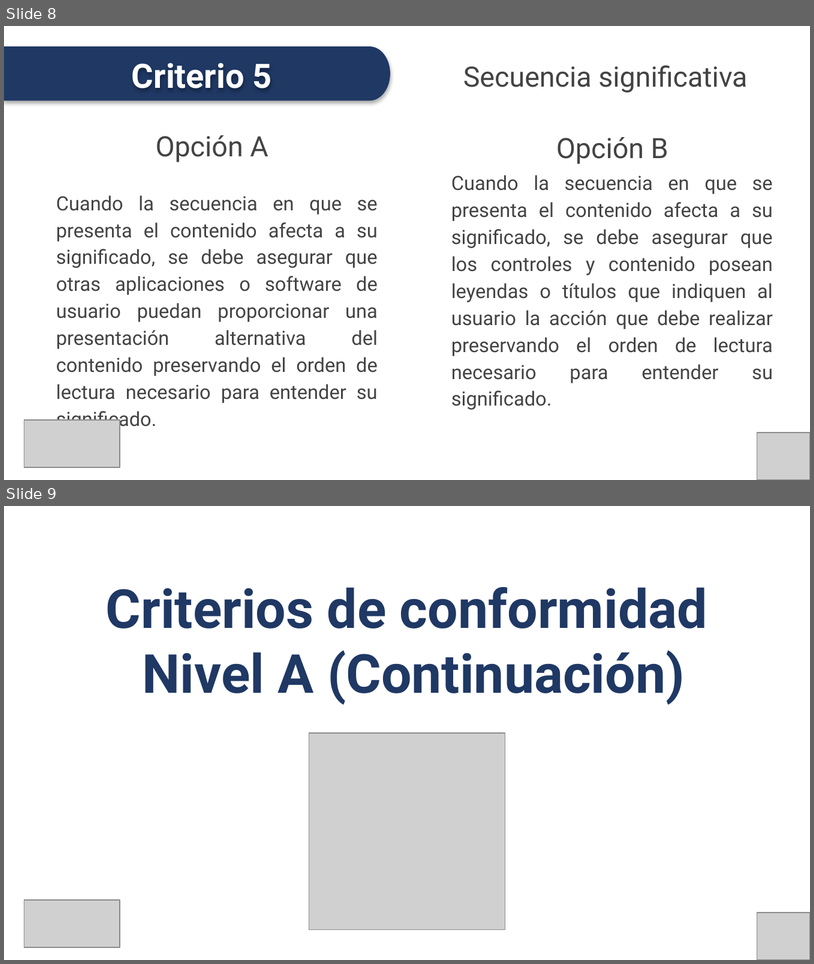
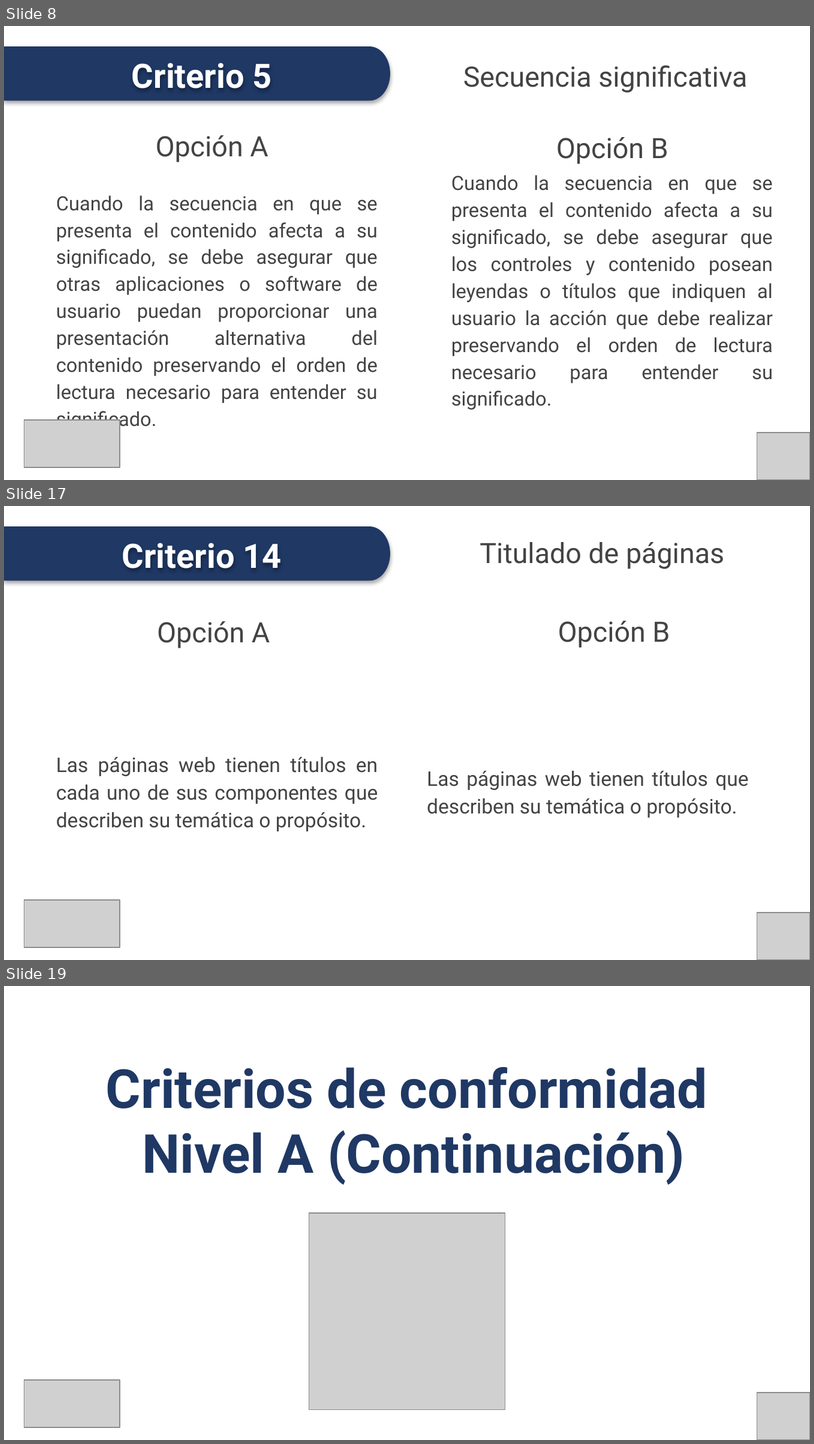
Before and after one commit to conaipd/accesibilidad, a slide deck: NTS - Accesibilidad Web - P2 - SEPTIEMBRE 2024.pptx. Shown one above the other, each under a label of ours: slides 8 and 9 before the commit, slides 8, 17 and 19 after it; the slides between them are not shown. The pictures are 814x964 and 814x1444 pixels, drawn with LibreOffice and Linux fonts; fonts in the diff are those of the drawing; grey boxes stand for pictures. Boxes give left, top, right and bottom in pixels: in the first picture for what was removed or moved away, otherwise in the second. Text is boxed around its words. In the diff, an @@ line names an element or a change of style, - is before the commit and + after.

```diff
--- a/NTS - Accesibilidad Web - P2 - SEPTIEMBRE 2024.pptx
+++ b/NTS - Accesibilidad Web - P2 - SEPTIEMBRE 2024.pptx
@@ slide 17 added at (x1=4, y1=506, x2=810, y2=960), background #FFFFFF @@
@@ freeform shape added at (x1=4, y1=526, x2=390, y2=580), fill #1F3864 @@
@@ text added at (x1=122, y1=543, x2=282, y2=568), 30 pt, text #FFFFFF, bold @@
+Criterio 14
@@ title added at (x1=480, y1=542, x2=725, y2=569), 25 pt, text #434343 @@
+Titulado de páginas
@@ text added at (x1=157, y1=621, x2=270, y2=648), 25 pt, text #434343 @@
+Opción A
@@ text added at (x1=558, y1=621, x2=670, y2=648), 25 pt, text #434343 @@
+Opción B
@@ text added at (x1=56, y1=757, x2=378, y2=831), 18 pt, text #434343 @@
+Las páginas web tienen títulos en cada uno de sus componentes que describen su temática o propósito.
@@ text added at (x1=427, y1=771, x2=749, y2=817), 18 pt, text #434343 @@
+Las páginas web tienen títulos que describen su temática o propósito.
@@ picture added at (x1=24, y1=900, x2=120, y2=947) @@
@@ picture added at (x1=757, y1=912, x2=810, y2=960) @@
@@ what was slide 9 is now slide 19 @@
```
Also in this commit, not shown: 25 other slides added, 6 other files.
